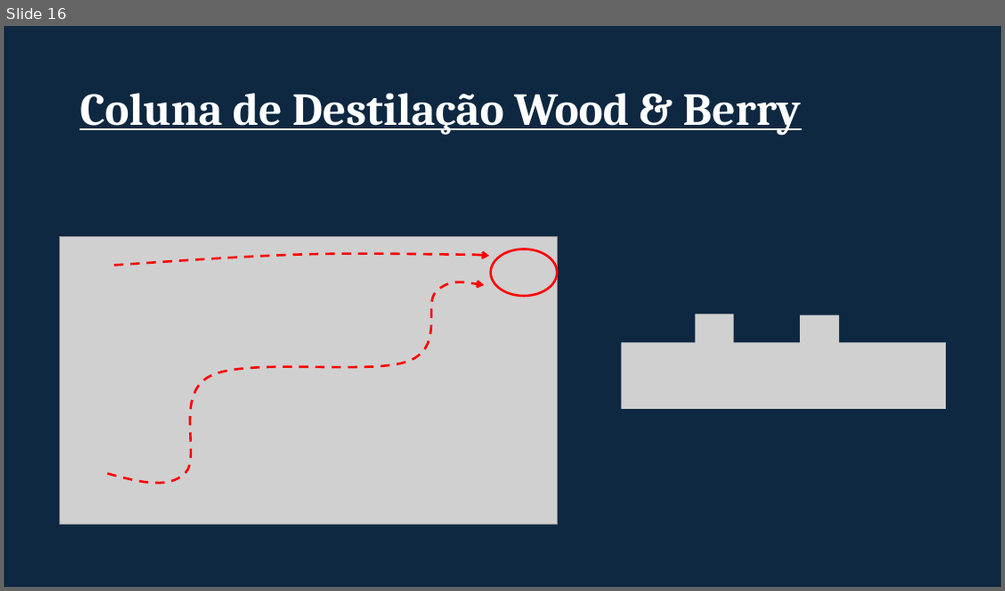
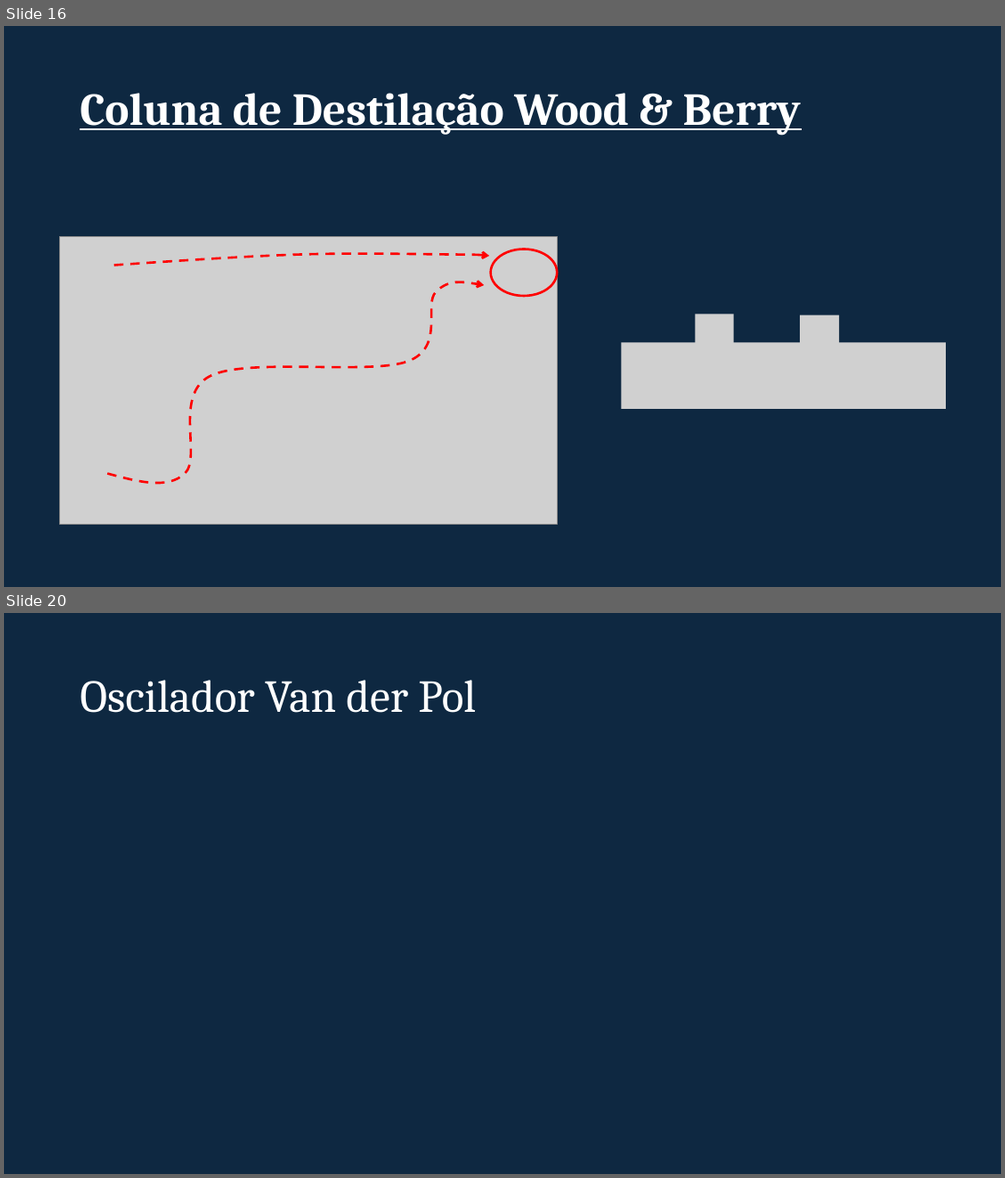
Before and after one commit to sergioacg/simulink-ep, a slide deck: Simulink.pptx. Shown one above the other, each under a label of ours: slide 16 before the commit, slides 16 and 20 after it; the slides between them are not shown. The pictures are 1005x591 and 1005x1178 pixels, drawn with LibreOffice and Linux fonts; fonts in the diff are those of the drawing; grey boxes stand for pictures; background and template pictures are left out. Boxes give left, top, right and bottom in pixels: in the first picture for what was removed or moved away, otherwise in the second. Text is boxed around its words. In the diff, an @@ line names an element or a change of style, - is before the commit and + after.

```diff
--- a/Simulink.pptx
+++ b/Simulink.pptx
@@ slide 20 added at [4,613,1001,1174], background #0E2841 @@
@@ title added at [80,680,476,713], 44 pt, text #FFFFFF @@
+Oscilador Van der Pol
```
Also in this commit, not shown: 3 other slides added, 10 other files.
